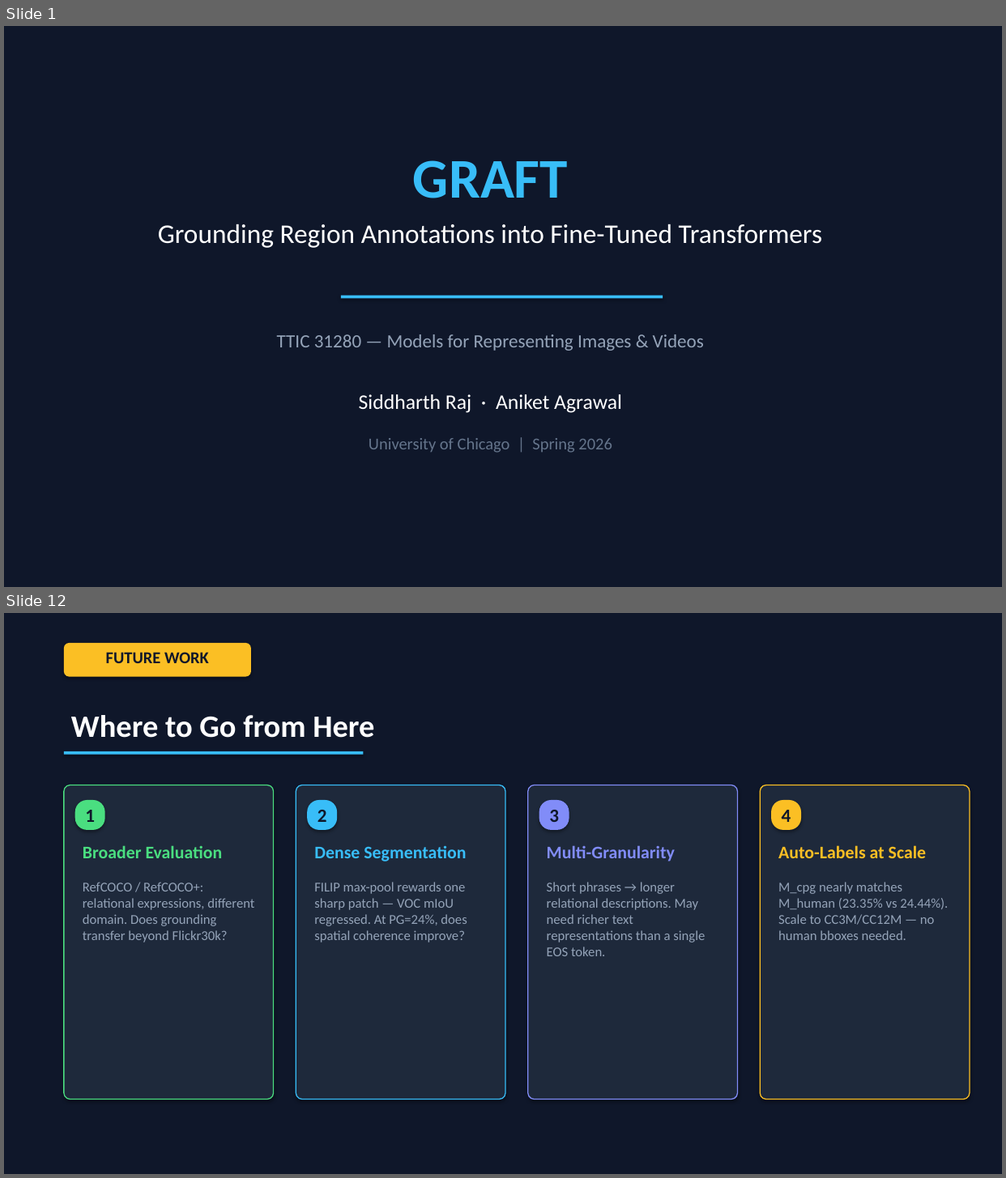
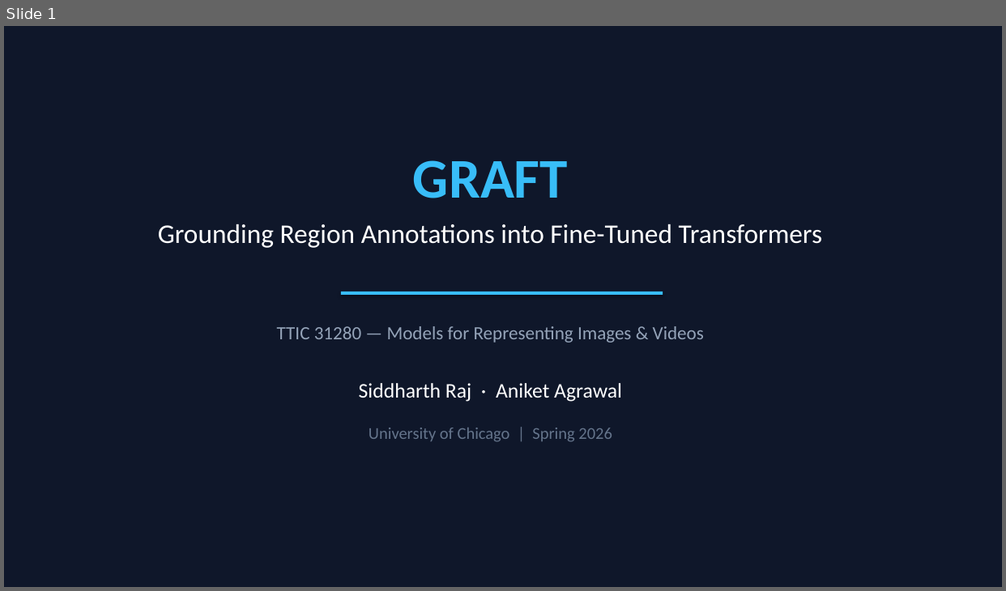
Before and after one commit to Ani0202/region-grounded, a slide deck: presentation/graft_presentation.pptx. Shown one above the other, each under a label of ours: slides 1 and 12 before the commit, slide 1 after it; the slides between them are not shown. The pictures are 1006x1178 and 1006x591 pixels, drawn with LibreOffice and Linux fonts; fonts in the diff are those of the drawing. Boxes give left, top, right and bottom in pixels: in the first picture for what was removed or moved away, otherwise in the second. Text is boxed around its words. In the diff, an @@ line names an element or a change of style, - is before the commit and + after.

```diff
--- a/presentation/graft_presentation.pptx
+++ b/presentation/graft_presentation.pptx
@@ slide 12 removed at (4,613,1002,1174), background #0F172A @@
@@ rounded rectangle removed at (64,643,251,677) @@
@@ text removed at (106,652,209,663) @@
-FUTURE WORK
@@ text removed at (71,715,374,738) @@
-Where to Go from Here
@@ rectangle removed at (64,752,364,755) @@
@@ rounded rectangle removed at (64,786,274,1100) @@
@@ rounded rectangle removed at (75,800,105,830) @@
@@ rounded rectangle removed at (296,786,505,1100) @@
@@ rounded rectangle removed at (307,800,337,830) @@
@@ rounded rectangle removed at (528,786,738,1100) @@
@@ rounded rectangle removed at (539,800,569,830) @@
@@ rounded rectangle removed at (760,786,970,1100) @@
@@ rounded rectangle removed at (771,800,801,830) @@
@@ text removed at (85,810,95,822) @@
-1
@@ text removed at (317,810,327,822) @@
-2
@@ text removed at (549,810,559,822) @@
-3
@@ text removed at (782,810,791,822) @@
-4
@@ text removed at (83,845,223,858) @@
-Broader Evaluation
@@ text removed at (314,845,466,862) @@
-Dense Segmentation
@@ text removed at (547,845,675,862) @@
-Multi-Granularity
@@ text removed at (778,845,926,858) @@
-Auto-Labels at Scale
@@ text removed at (83,882,254,943) @@
-RefCOCO / RefCOCO+: relational expressions, different domain. Does grounding transfer beyond Flickr30k?
@@ text removed at (314,882,467,943) @@
-FILIP max-pool rewards one sharp patch — VOC mIoU regressed. At PG=24%, does spatial coherence improve?
@@ text removed at (547,882,705,956) @@
-Short phrases → longer relational descriptions. May need richer text representations than a single EOS token.
@@ text removed at (778,882,948,940) @@
-M_cpg nearly matches M_human (23.35% vs 24.44%). Scale to CC3M/CC12M — no human bboxes needed.
@@ slide 1 changed as well @@
@@ rectangle: place and size @@
-rectangle at (341,296,663,298)
+rectangle at (341,292,663,295)
@@ text "TTIC 31280 — Models for ...": place and size @@
-text "TTIC 31280 — Models for ..." at (277,335,704,351)
+text "TTIC 31280 — Models for ..." at (277,327,704,343)
@@ text "Siddharth Raj · Aniket Agrawal": place and size @@
-text "Siddharth Raj · Aniket Agrawal" at (359,395,622,413)
+text "Siddharth Raj · Aniket Agrawal" at (359,383,622,402)
@@ text "University of Chicago | Spring ...": place and size @@
-text "University of Chicago | Spring ..." at (368,438,612,453)
+text "University of Chicago | Spring ..." at (368,428,612,442)
```
Also in this commit, not shown: 9 other slides changed, 6 slides added, 3 other slides removed, 1 other file.
